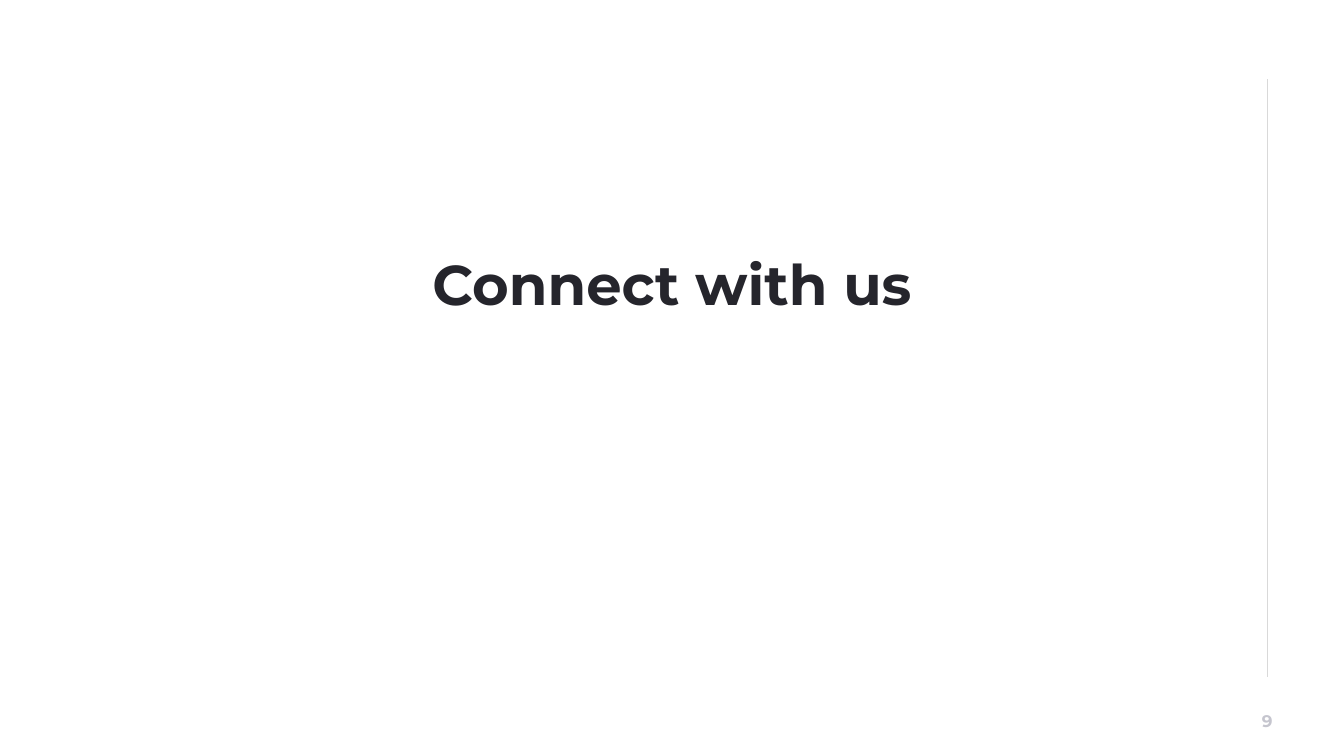
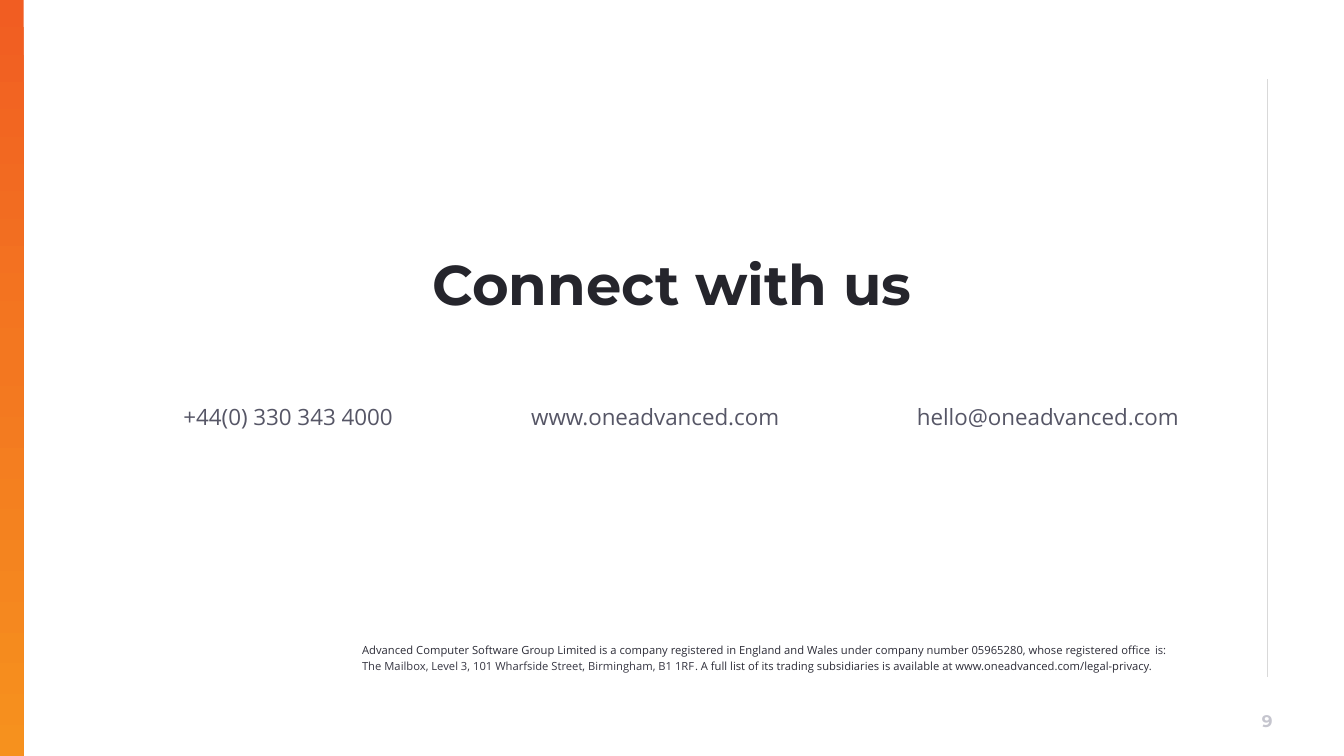
Before and after one commit to muratozdemirpiblo/ppt-api, a slide deck: slide 9 of sales.pptx. Drawn at 1344x756 pixels with LibreOffice and Linux fonts; fonts in the diff are those of the drawing; background and template pictures are left out. Boxes give left, top, right and bottom in pixels: in the first picture for what was removed or moved away, otherwise in the second. Text is boxed around its words. In the diff, an @@ line names an element or a change of style, - is before the commit and + after.

```diff
--- a/sales.pptx
+++ b/sales.pptx
@@ rectangle added at box(0, 0, 24, 756), fill gradient #F15D22 to #F37720 to #F6911E @@
@@ text added at box(183, 409, 393, 429), 16 pt, text #565666 @@
++44(0) 330 343 4000
@@ text added at box(531, 408, 779, 426), 16 pt, text #565666 @@
+www.oneadvanced.com
@@ text added at box(917, 408, 1179, 427), 16 pt, text #565666 @@
+hello@oneadvanced.com
@@ text added at box(362, 645, 1166, 673), 8 pt, text #2C2C37 @@
+Advanced Computer Software Group Limited is a company registered in England and Wales under company number 05965280, whose registered office is: The Mailbox, Level 3, 101 Wharfside Street, Birmingham, B1 1RF. A full list of its trading subsidiaries is available at www.oneadvanced.com/legal-privacy.
```
Also in this commit, not shown: 1 other slide changed, 1 other file.
